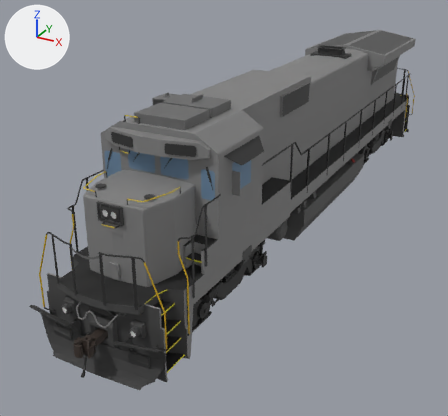
Renders of the OBJ model src/main/resources/assets/immersiverailroading/models/rolling_stock/locomotives/ge_b40_8.obj from each side of a commit.
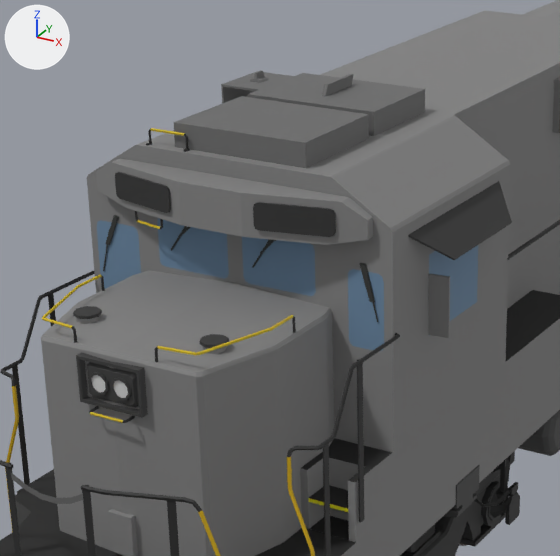
Each version appears first whole from a 50 mm camera at (7.12, -17.58, 8.25) aimed at (-1.48, -1.94, 0.43), and next in a close-up on the part from 15% to 63% of the width and 16% to 67% of the height. Lighting does not change. The marker at upper left points along +X, +Y and +Z. Where no turn or scale is listed for an object, it has been applied to the vertices. Vertices at the same position are counted once.

Objects in the first close-up: 'BOGEY_FRONT_BOGIE1', 'CAB_CAB8', 'FHOOD40', 'FLIGHT', 'FNMBRS', 'FRAME', 'HANDRAILS_SGRABS', 'HOODGRABSF', 'MICRO', 'NUMBOXF', 'SHELL_1_LONGHOOD.001', 'VISORS'.
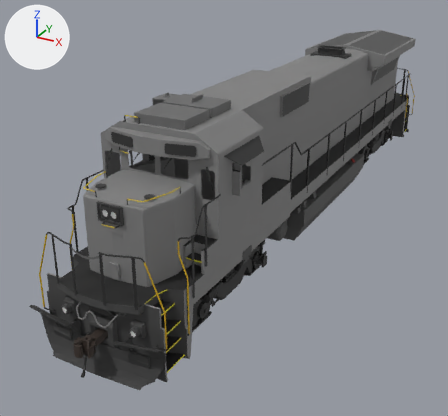
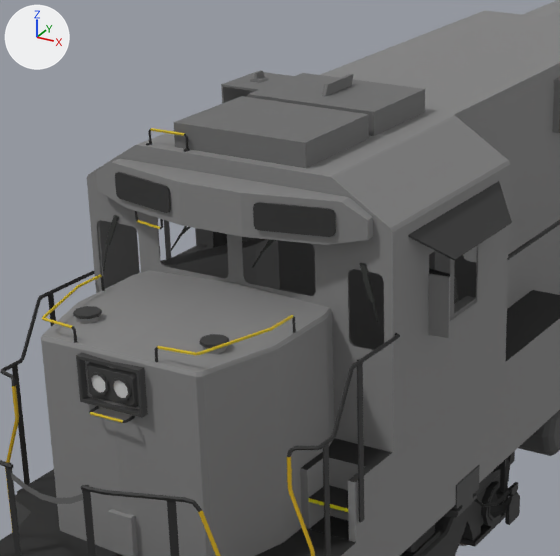
The newer file is also turned or shifted as a whole; pictures and numbers use the older file's frame.

Patch to the scene script:
```diff
--- a/src/main/resources/assets/immersiverailroading/models/rolling_stock/locomotives/ge_b40_8.obj.py
+++ b/src/main/resources/assets/immersiverailroading/models/rolling_stock/locomotives/ge_b40_8.obj.py
@@ me_cab_cab8 @@
 # used by ob_cab_cab8; location = (0.0, 0.0, 0.0)
-me_cab_cab8.from_pydata(...)  # 144 vertices, 202 faces; spans x -1.65..1.63, y -7.51..-5.44, z 2.46..4.67
+me_cab_cab8.from_pydata(...)  # 144 vertices, 194 faces; spans x -1.65..1.63, y -7.51..-5.44, z 2.46..4.67
+# me_cab_cab8 part 1
+# 8 faces are deleted
 me_cab_cab8.materials.append(mat_material_005)
```

Changed parts and their boxes [x1, y1, x2, y2] in the close-ups (560 x 556 px):
part 1 of me_cab_cab8, deleted (blue)
    before: [97, 218, 478, 352]
'INTERIOR', unchanged, uncovered by the edit
    after: [97, 220, 478, 352]
